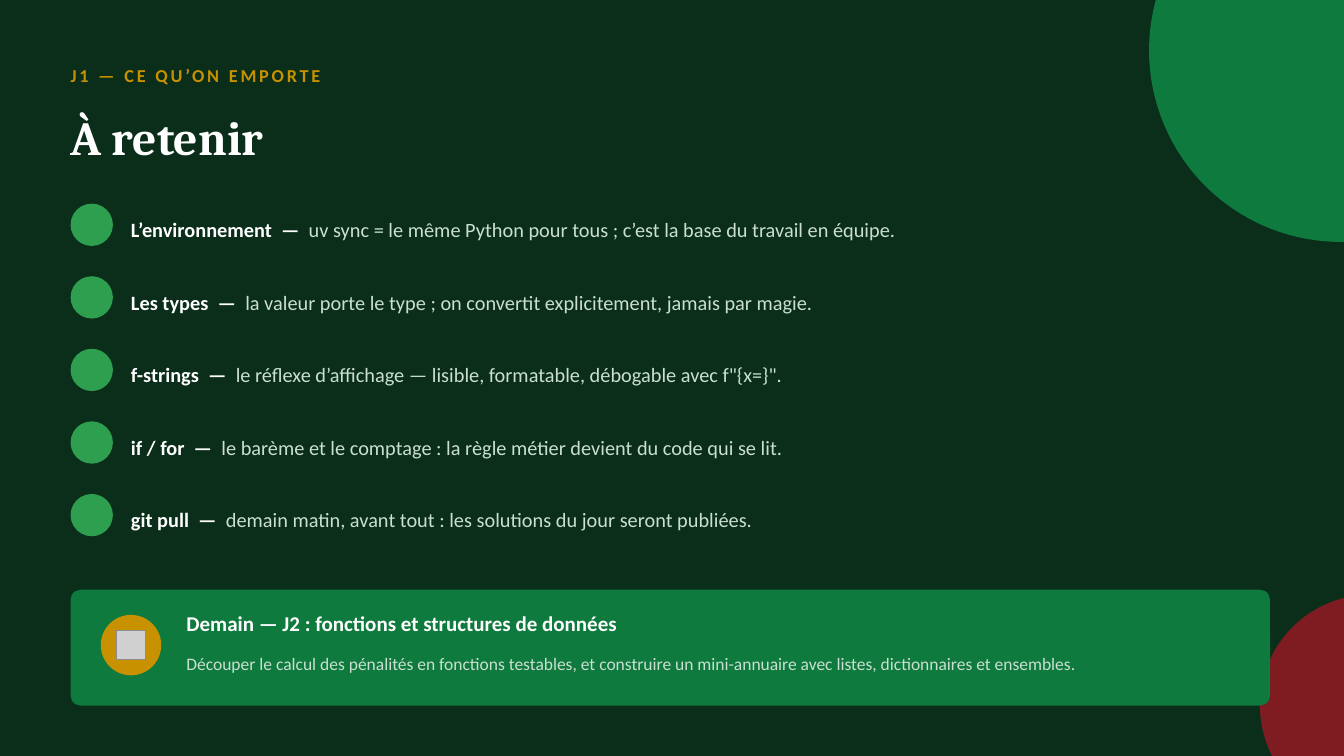
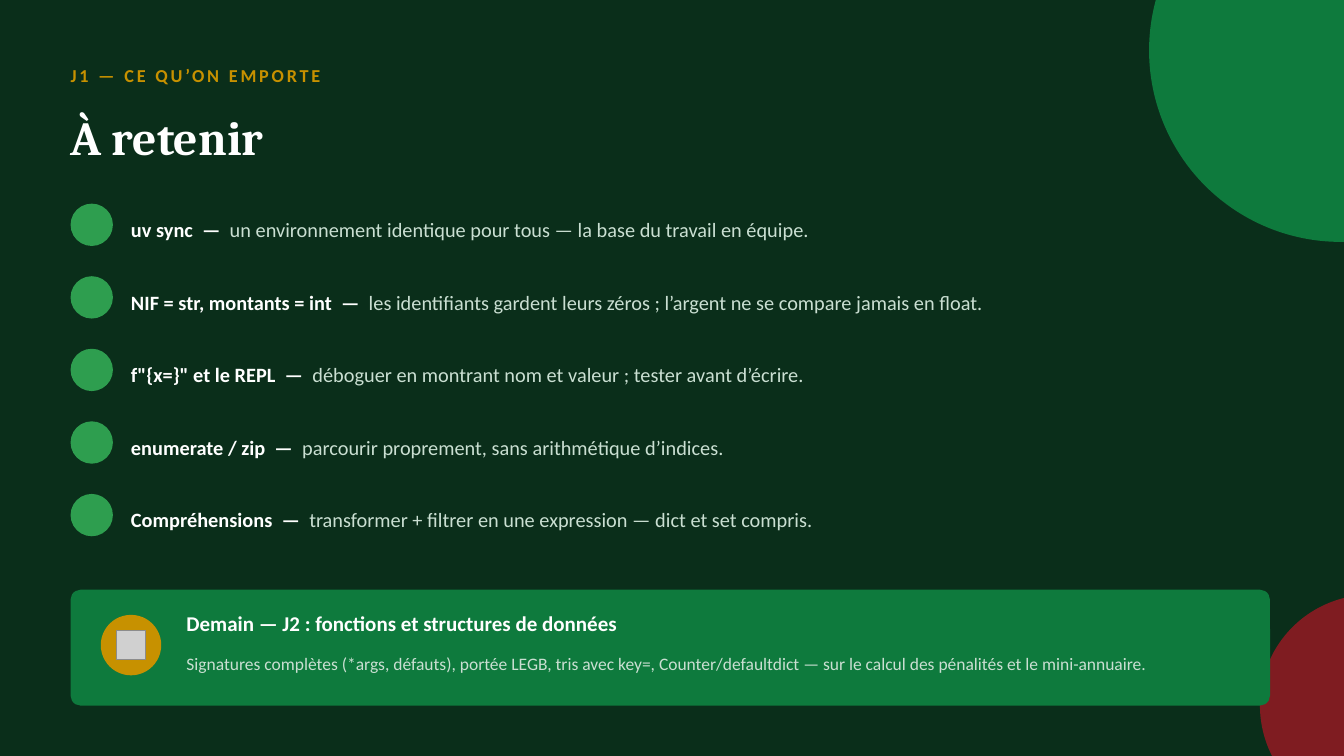
Before and after one commit to sogui/formation-python, a slide deck: slide 14 of slides/sources/J1-fondamentaux.pptx (slide 9 before the commit). Drawn at 1344x756 pixels with LibreOffice and Linux fonts; fonts in the diff are those of the drawing; grey boxes stand for pictures; background and template pictures are left out. Boxes give left, top, right and bottom in pixels: in the first picture for what was removed or moved away, otherwise in the second. Text is boxed around its words. In the diff, an @@ line names an element or a change of style, - is before the commit and + after.

Commit message:
Slides enrichies : niveau intermédiaire, ~14-15 diapos par journée
- J1 : REPL/débogage, pièges du float pour les montants, round bancaire,
  f-strings détaillées, truthiness, enumerate/zip, while, compréhensions
- J2 : *args/**kwargs, portée LEGB et défaut mutable, lambda/key=,
  slicing et copie, Counter/defaultdict, tableau de choix des structures
- J3 : pathlib complet (glob), DictWriter et newline, options JSON,
  hiérarchie des exceptions, else/finally, exceptions métier, uv détaillé
- J4 : dataclass avancé (frozen, __post_init__, field), loc/iloc et
  SettingWithCopyWarning, to_datetime/.dt, agg nommés, merge validé
- J5 : argparse détaillé, logging, vectorisation, anatomie d'un script,
  checklist qualité avant de rendre

```diff
--- a/slides/sources/J1-fondamentaux.pptx
+++ b/slides/sources/J1-fondamentaux.pptx
@@ text at (131,223,808,241): text changed @@
-L’environnement — uv sync = le même Python pour tous ; c’est la base du travail en équipe.
+uv sync — un environnement identique pour tous — la base du travail en équipe.
@@ text at (131,295,982,314): text changed @@
-Les types — la valeur porte le type ; on convertit explicitement, jamais par magie.
+NIF = str, montants = int — les identifiants gardent leurs zéros ; l’argent ne se compare jamais en float.
@@ text at (131,367,804,386): text changed @@
-f-strings — le réflexe d’affichage — lisible, formatable, débogable avec f"{x=}".
+f"{x=}" et le REPL — déboguer en montrant nom et valeur ; tester avant d’écrire.
@@ text at (131,440,723,459): text changed @@
-if / for — le barème et le comptage : la règle métier devient du code qui se lit.
+enumerate / zip — parcourir proprement, sans arithmétique d’indices.
@@ text at (131,512,812,531): text changed @@
-git pull — demain matin, avant tout : les solutions du jour seront publiées.
+Compréhensions — transformer + filtrer en une expression — dict et set compris.
@@ text at (186,657,1146,673): text changed @@
-Découper le calcul des pénalités en fonctions testables, et construire un mini-annuaire avec listes, dictionnaires et ensembles.
+Signatures complètes (*args, défauts), portée LEGB, tris avec key=, Counter/defaultdict — sur le calcul des pénalités et le mini-annuaire.
```
Also in this commit, not shown: 6 other slides changed, 7 slides added, 2 slides removed, 9 other files.
